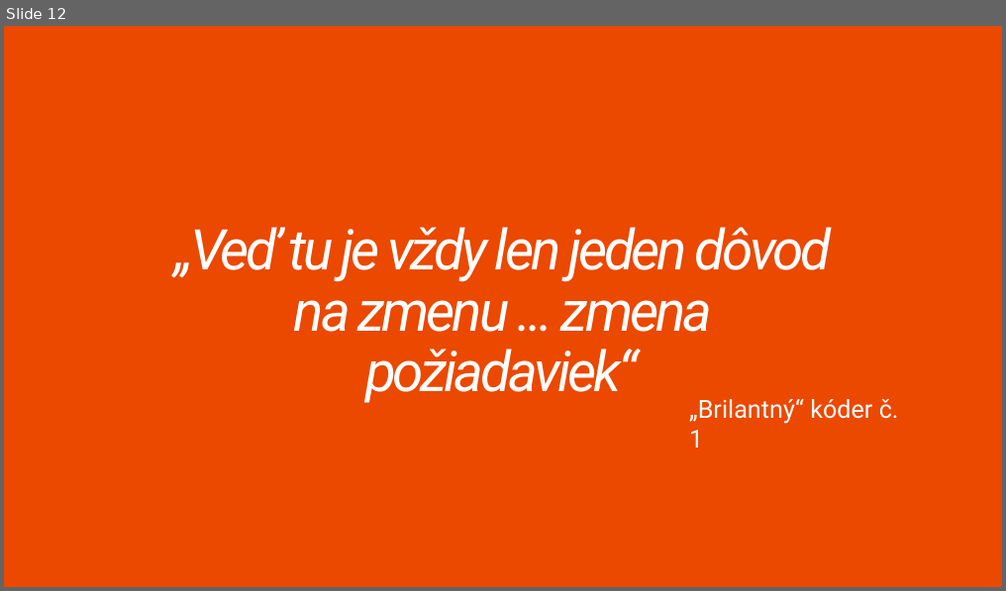
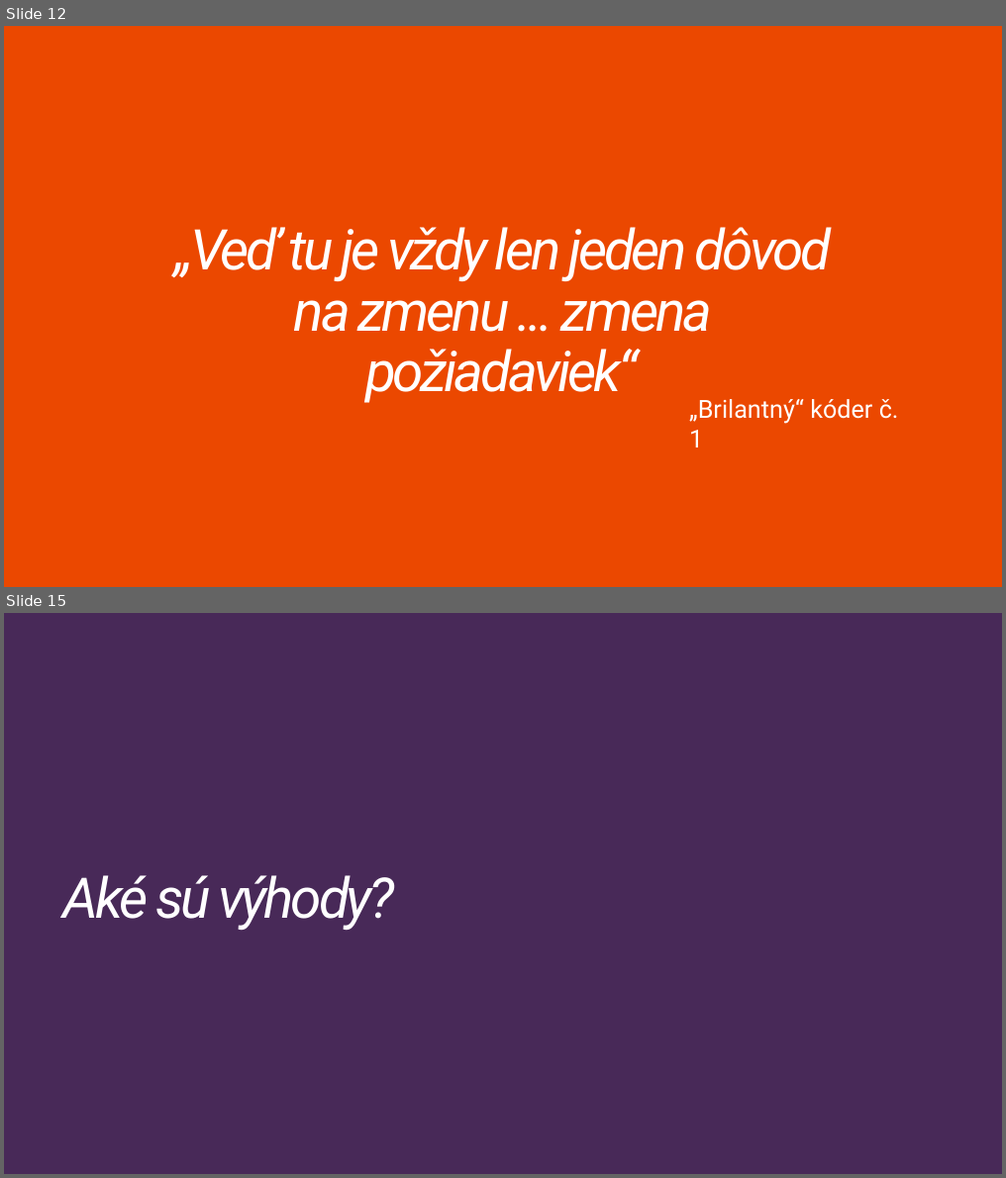
Before and after one commit to Burgyn/SOLID-Principles, a slide deck: SOLIDPrinciples.pptx. Shown one above the other, each under a label of ours: slide 12 before the commit, slides 12 and 15 after it; the slides between them are not shown. The pictures are 1006x591 and 1006x1178 pixels, drawn with LibreOffice and Linux fonts; fonts in the diff are those of the drawing. Boxes give left, top, right and bottom in pixels: in the first picture for what was removed or moved away, otherwise in the second. Text is boxed around its words. In the diff, an @@ line names an element or a change of style, - is before the commit and + after.

```diff
--- a/SOLIDPrinciples.pptx
+++ b/SOLIDPrinciples.pptx
@@ slide 15 added at bbox=[4, 613, 1002, 1174], background #482958 @@
@@ title added at bbox=[63, 875, 394, 931], 54 pt, text #FFFFFF, italic @@
+Aké sú výhody?
```
Also in this commit, not shown: 2 slides changed, 6 other slides added.
